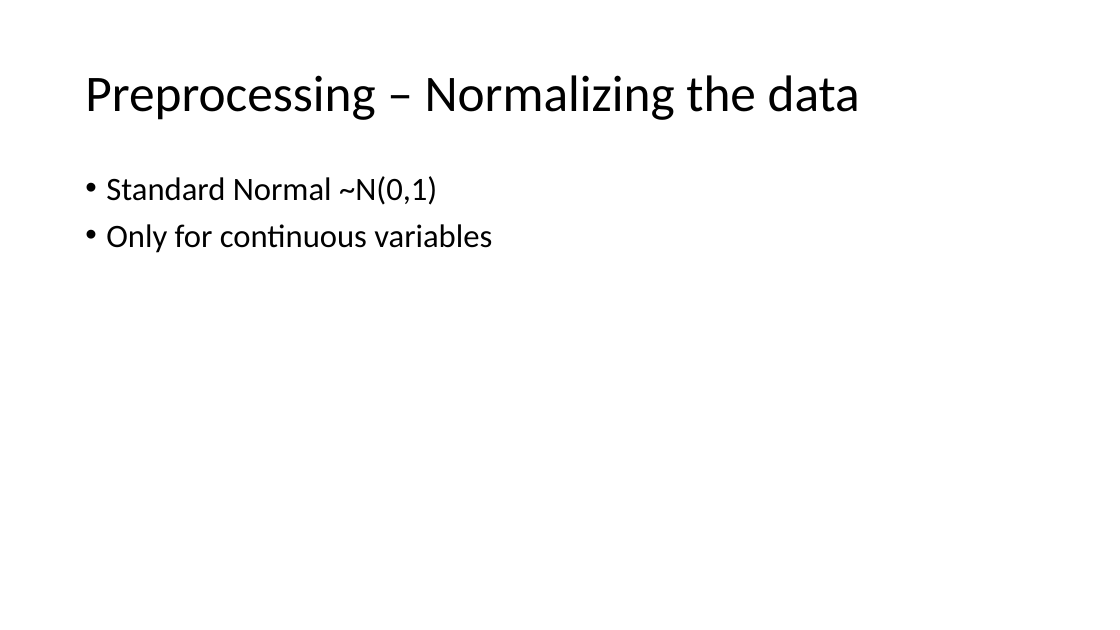
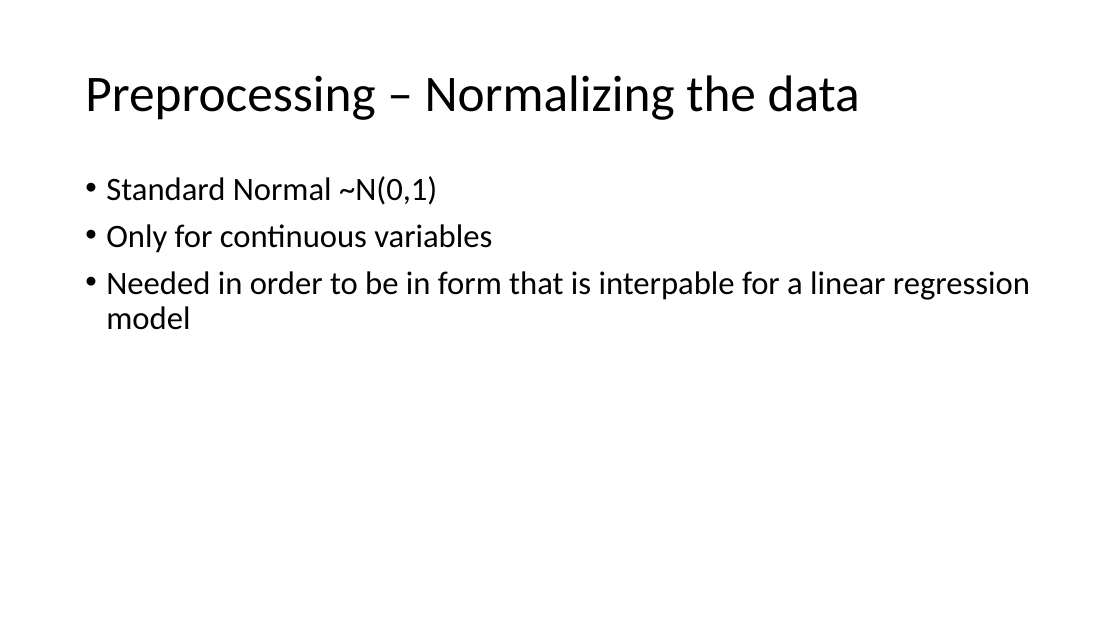
Before and after one commit to donaldsonm731/Asthma_Prediction, a slide deck: slide 9 of Mid_Semester_Pres.pptx. Drawn at 1120x630 pixels with LibreOffice and Linux fonts; fonts in the diff are those of the drawing. Boxes give left, top, right and bottom in pixels: in the first picture for what was removed or moved away, otherwise in the second. Text is boxed around its words. In the diff, an @@ line names an element or a change of style, - is before the commit and + after.

```diff
--- a/Mid_Semester_Pres.pptx
+++ b/Mid_Semester_Pres.pptx
@@ text at bbox=[106, 271, 1030, 330]: paragraph added @@
+• Needed in order to be in form that is interpable for a linear regression model
```
Also in this commit, not shown: 7 other slides changed, 1 slide added, 1 slide removed.
